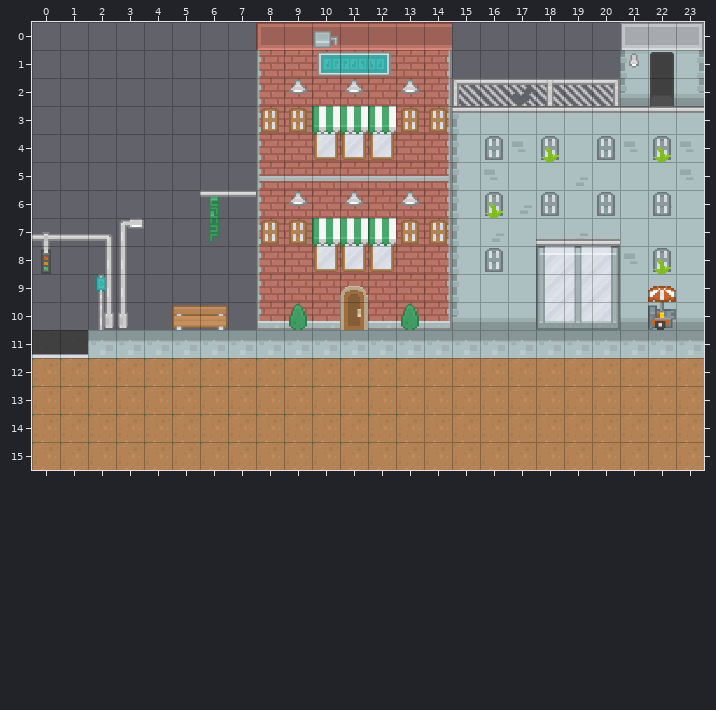
Tiled map (JSON), stored at Platformer/www/asset/levels/level3.json. Above: the version before the commit.
Cells are 32x32 px. Shown: x 0..23, y 0..15.
After:
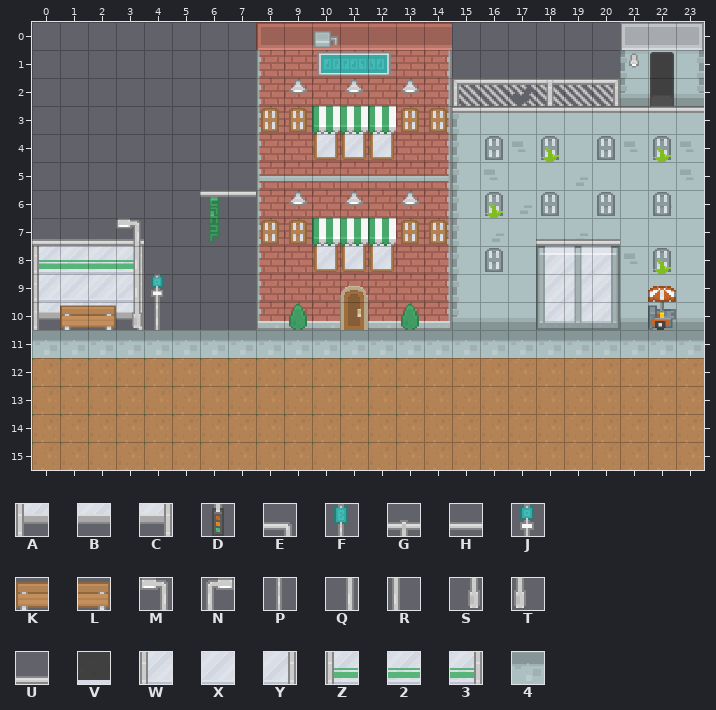
Key: from "spritesheet_combined": A 315, B 316, C 317, D 520, E 525, F 527, G 560, H 561, J 564, K 572, L 573, M 593, N 594, P 603, Q 630, R 631, S 667, T 668, U 724, V 831, W 871, X 872, Y 873, Z 908, 2 909, 3 910, 4 1409.
_ is an empty cell.
Change:
Layer "bg3":
Tile 2 is added in row 8 at x 1 to 2.
Tile 3 is added in row 8 at x 3.
Tile A is added in row 10 at x 0.
Tile B is added in row 10 at x 1 to 2.
Tile C is added in row 10 at x 3.
Tile W is added in row 9 at x 0.
Tile Y is added in row 9 at x 3.
Tile Z is added in row 8 at x 0.
Layer "bg2":
Tile U is added in row 7 at x 0 to 3.
Tile X replaces tile F in row 9 at x 2.
Tile X is added in row 9 at x 1.
Tile P is gone in row 10 at x 2.
Layer "cTiles":
Tile 4 replaces tile V in row 11 at x 0 to 1.
Tile J is added in row 9 at x 4.
Tile K is added in row 10 at x 1.
Tile L is added in row 10 at x 2.
Tile M replaces tile N in row 7 at x 3.
Tile P is added in row 10 at x 4.
Tile Q replaces tile R in rows 8 to 9 at x 3.
Tile S replaces tile T in row 10 at x 3.
Tile K is gone in row 10 at x 5.
Tile L is gone in row 10 at x 6.
Layer "bg1":
Tile D is gone in row 8 at x 0.
Tile E is gone in row 7 at x 2.
Tile G is gone in row 7 at x 0.
Tile H is gone in row 7 at x 1.
Tile Q is gone in rows 8 to 9 at x 2.
Tile S is gone in row 10 at x 2.
